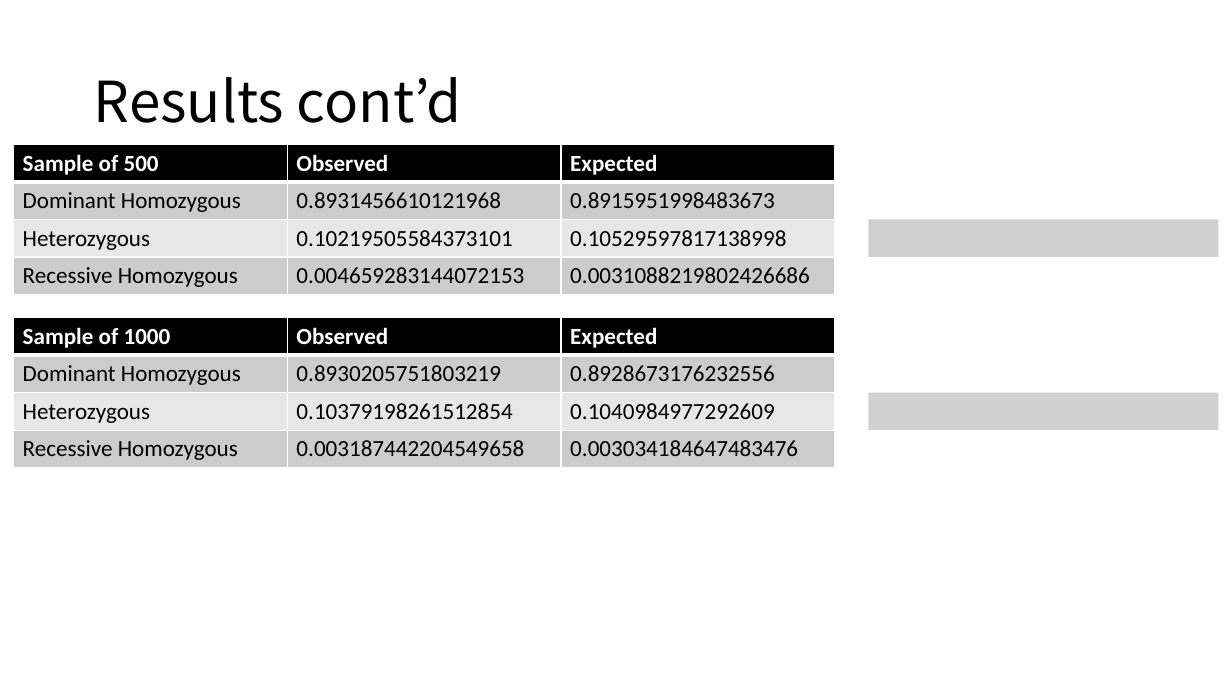
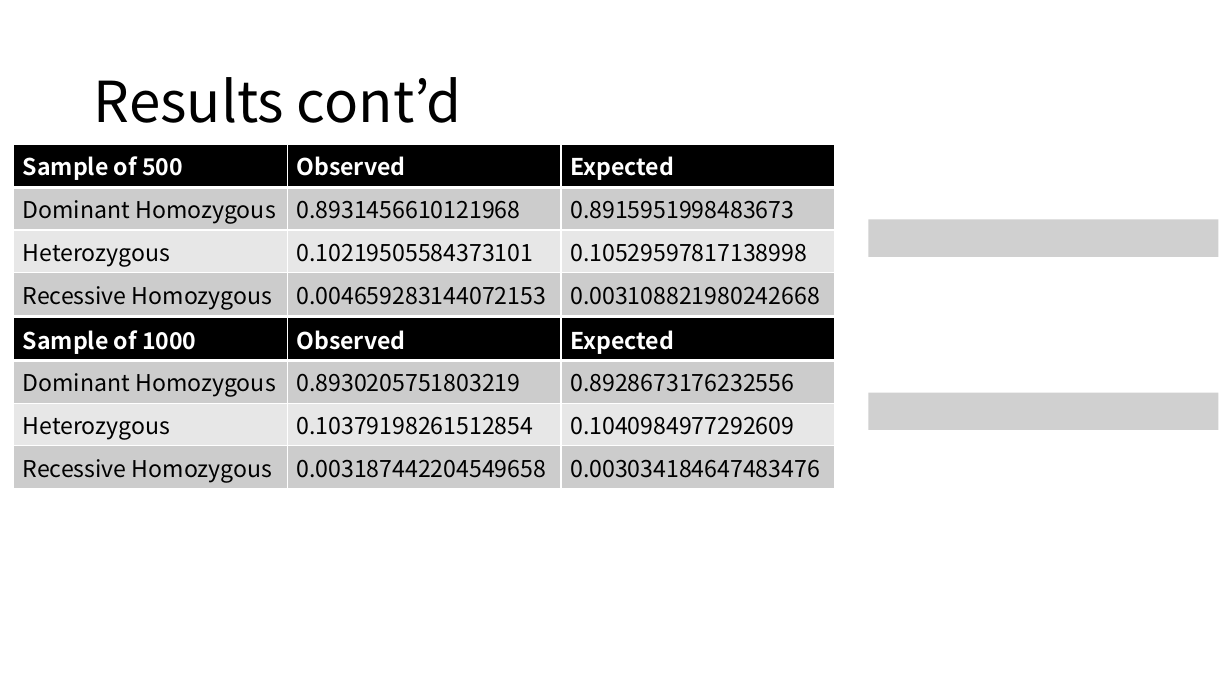
Before and after one commit to jon-mah/RDM_HW, a slide deck: slide 7 of Summary/20201007_RDM_HW_rotation_update.pptx (slide 6 before the commit). Drawn at 1232x693 pixels with LibreOffice and Linux fonts; fonts in the diff are those of the drawing; grey boxes stand for pictures. Boxes give left, top, right and bottom in pixels: in the first picture for what was removed or moved away, otherwise in the second. Text is boxed around its words. In the diff, an @@ line names an element or a change of style, - is before the commit and + after.

```diff
--- a/Summary/20201007_RDM_HW_rotation_update.pptx
+++ b/Summary/20201007_RDM_HW_rotation_update.pptx
@@ table at bbox=[14, 144, 835, 313] @@
-row 4, column 3: 0.0031088219802426686
+row 4, column 3: 0.003108821980242668
@@ font Calibri to Noto Sans CJK JP in "Sample of 500", "Observed", "Expected", "Dominant Homozygous" and 7 more places @@
@@ table at bbox=[14, 318, 835, 486] @@
@@ font Calibri to Noto Sans CJK JP @@
```
Also in this commit, not shown: 2 other slides changed, 2 slides added, 4 other files.
